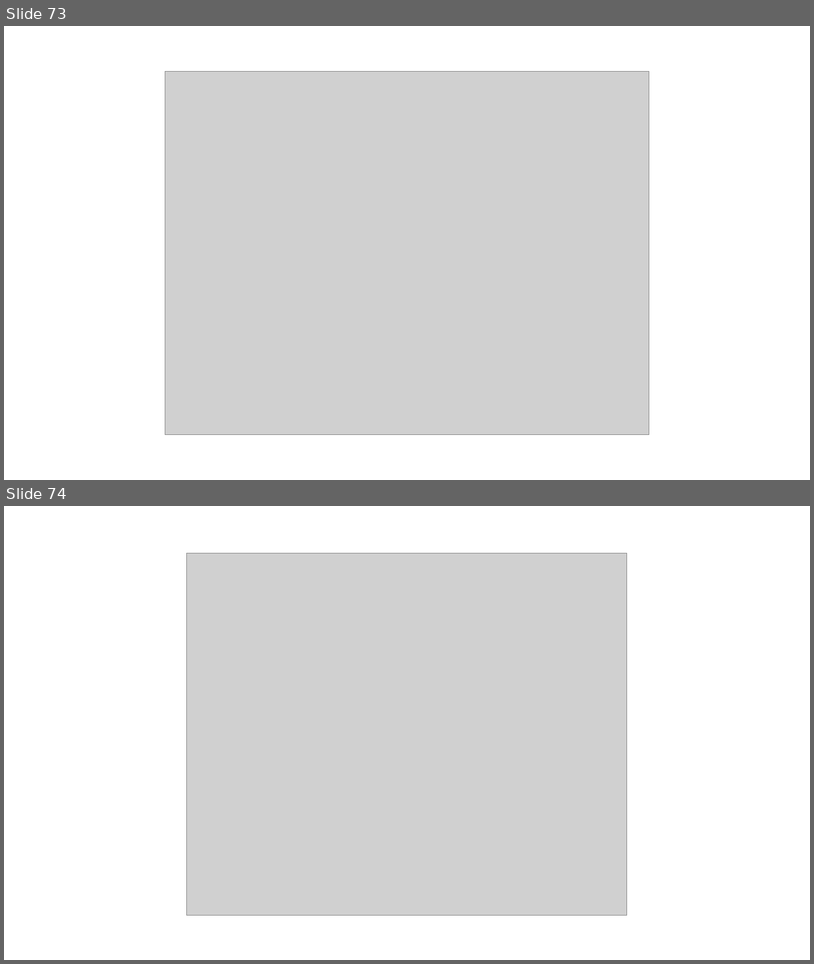
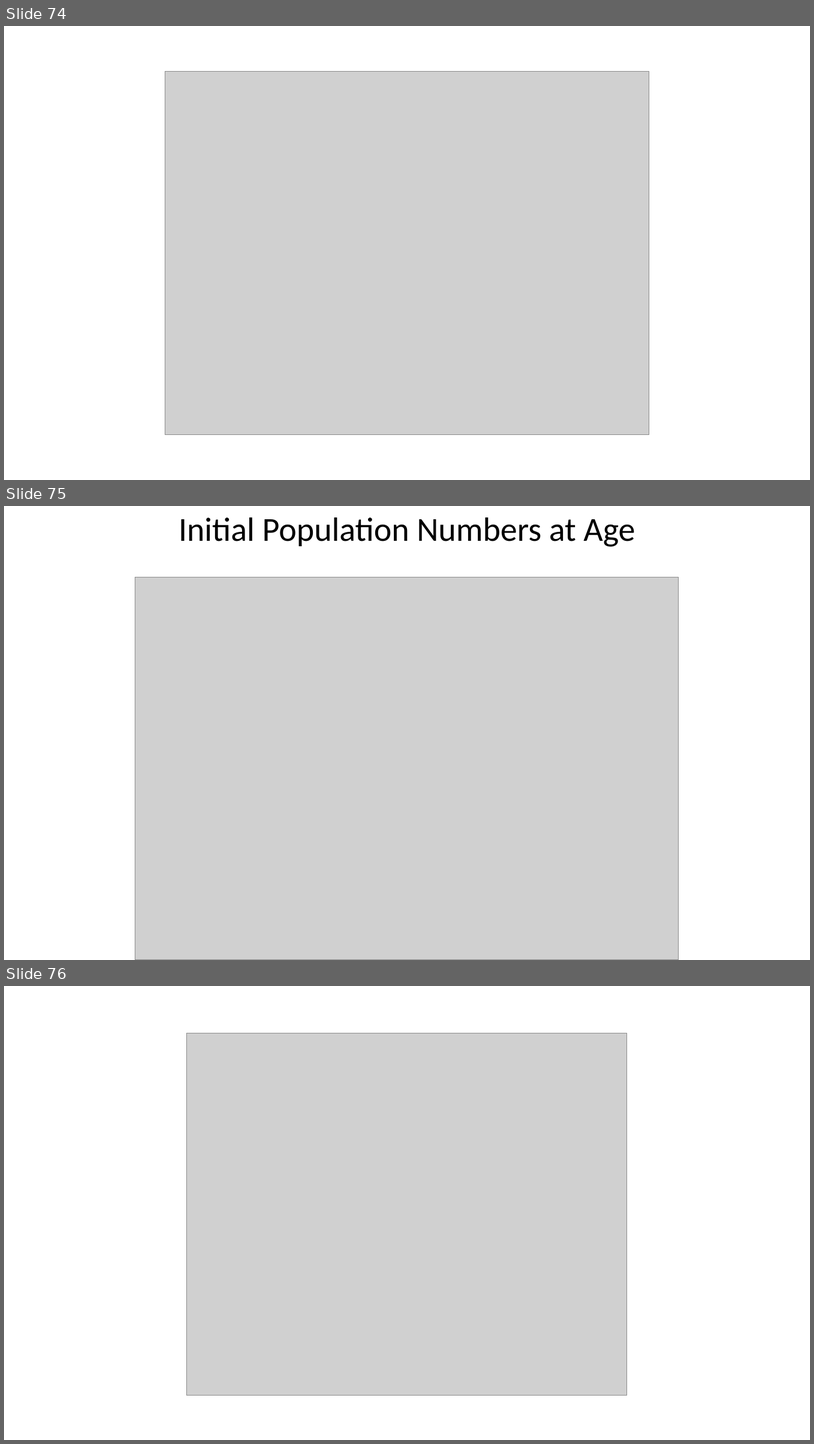
Before and after one commit to PIFSCstockassessments/2024-WCNPO-MLS-Rebuilding, a slide deck: 2025-MLS-projections/2025 MLS projections for CMM 24-06.pptx. Shown one above the other, each under a label of ours: slides 73 and 74 before the commit, slides 74, 75 and 76 after it. The pictures are 814x964 and 814x1444 pixels, drawn with LibreOffice and Linux fonts; fonts in the diff are those of the drawing; grey boxes stand for pictures. Boxes give left, top, right and bottom in pixels: in the first picture for what was removed or moved away, otherwise in the second. Text is boxed around its words. In the diff, an @@ line names an element or a change of style, - is before the commit and + after.

```diff
--- a/2025-MLS-projections/2025 MLS projections for CMM 24-06.pptx
+++ b/2025-MLS-projections/2025 MLS projections for CMM 24-06.pptx
@@ slide 75 added at (x1=4, y1=506, x2=810, y2=960), background #FFFFFF @@
@@ title added at (x1=179, y1=517, x2=635, y2=547), 40 pt, text #000000 @@
+Initial Population Numbers at Age
@@ picture added at (x1=135, y1=577, x2=679, y2=960) @@
@@ what was slide 73 is now slide 74 @@
@@ what was slide 74 is now slide 76 @@
```
Also in this commit, not shown: 3 slides changed, 1 other slide added.
